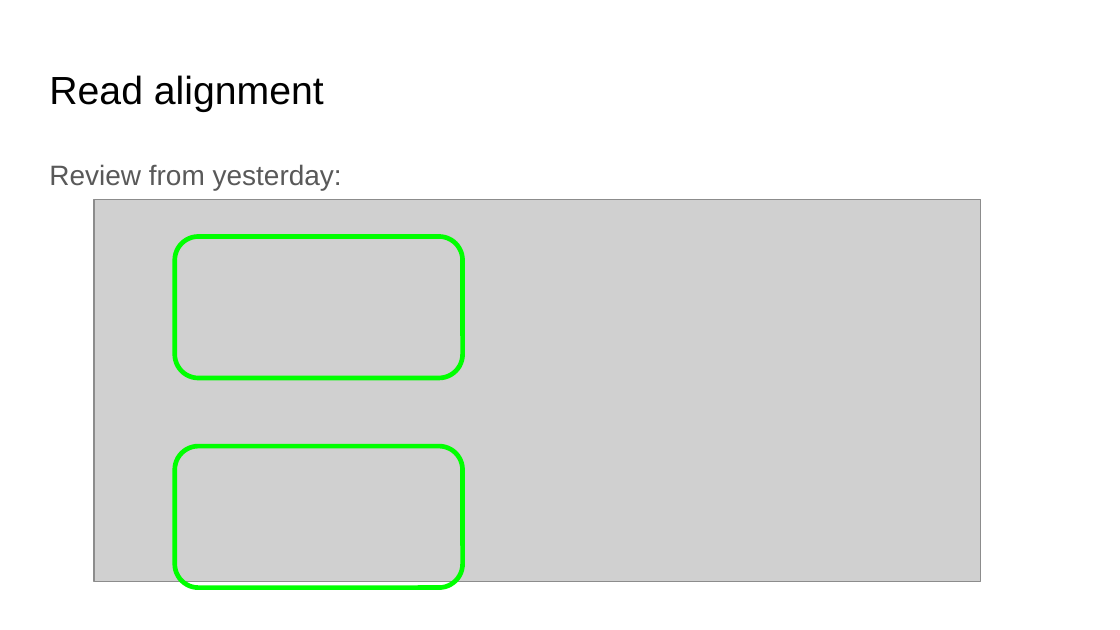
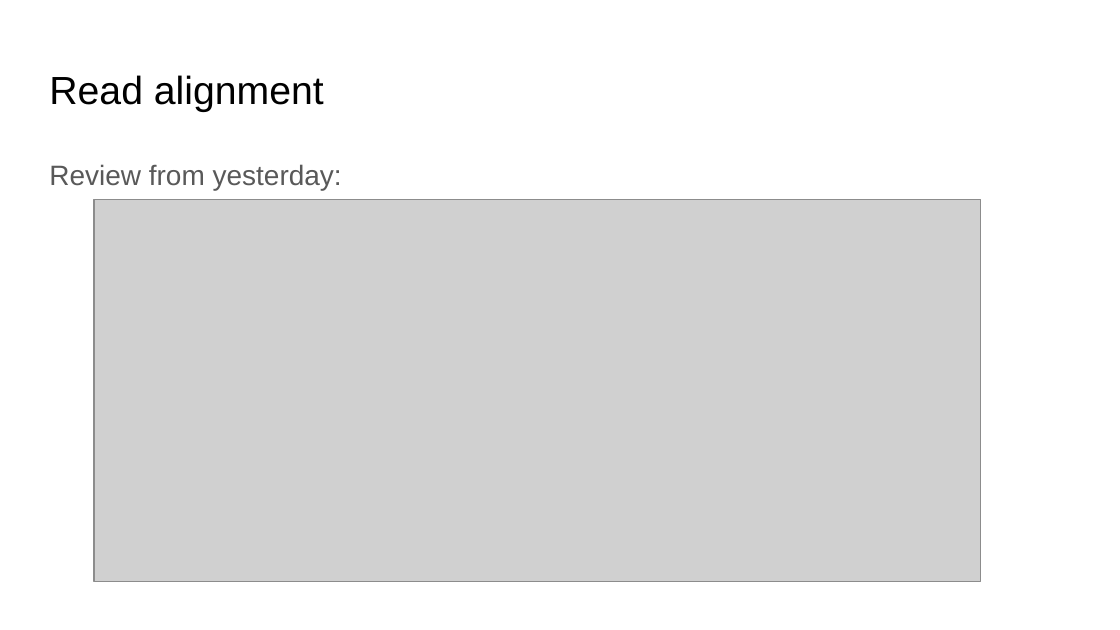
Before and after one commit to WCSCourses/cancer_genome_analysis_africa, a slide deck: slide 6 of modules/Mutation calling/Cancer Genomics Course - Somatic Variant Calling.pptx (slide 5 before the commit). Drawn at 1120x630 pixels with LibreOffice and Linux fonts; fonts in the diff are those of the drawing; grey boxes stand for pictures. Boxes give left, top, right and bottom in pixels: in the first picture for what was removed or moved away, otherwise in the second. Text is boxed around its words. In the diff, an @@ line names an element or a change of style, - is before the commit and + after.

```diff
--- a/modules/Mutation calling/Cancer Genomics Course - Somatic Variant Calling.pptx
+++ b/modules/Mutation calling/Cancer Genomics Course - Somatic Variant Calling.pptx
@@ rounded rectangle removed at box(175, 236, 463, 377) @@
@@ rounded rectangle removed at box(175, 446, 463, 587) @@
```
Also in this commit, not shown: 7 other slides changed, 6 slides added, 1 other file.
